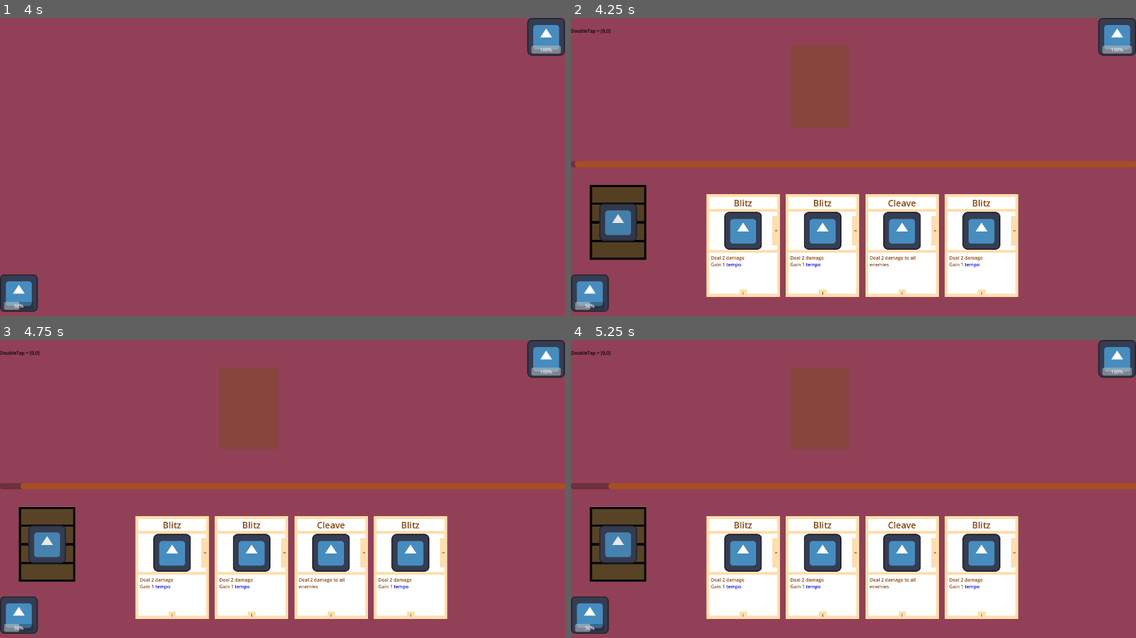
Above: before the commit, frames 1-4 (two rows, left to right).
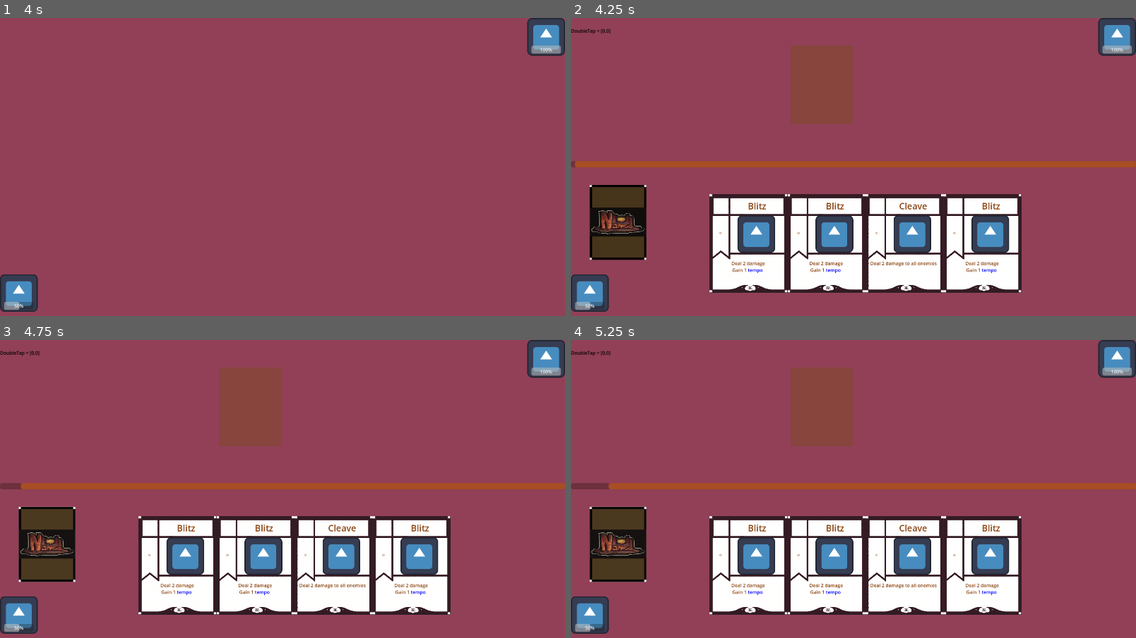
Above: after the commit, the same moments.

Repository: silvak23/card-demo
Game: Godot game, scene res://battleMain.tscn
The game is run twice, just before and just after one commit, with the same random seed, the same clock (stepped at 60 frames per second) and the same inputs. The engine's default icon, where the game draws it, is replaced by a stand-in: a white triangle on a blue panel in a dark square.
Inputs (mouse positions are in pixels of both pictures, inside the frame that each line leads up to):
- Up to frame 1 (4 s): tap Enter at 0.5, 2, 3.5 s; move the mouse to (406, 161) at 0.52 s; click (406, 161) at 0.67 s; tap Space at 1.25, 2.75 s; move the mouse to (169, 193) at 1.27 s; click (169, 193) at 1.42 s; move the mouse to (339, 107) at 2.02 s; click (339, 107) at 2.17 s; move the mouse to (254, 238) at 2.77 s; click (254, 238) at 2.92 s; move the mouse to (452, 223) at 3.52 s; click (452, 223) at 3.67 s
- Up to frame 2 (4.25 s): no input
- Up to frame 3 (4.75 s): click (45, 545) at 4.25 s
- Up to frame 4 (5.25 s): click (616, 545) at 5 s

Frame 1 is identical in both runs. In frame 2, 13% of the frame differs, in the area x 3-80%, y 9-94%; in frame 3, 13%; in frame 4, 13%.

Commit message:
Add files via upload

Diff:
--- a/NomadDemo/BackCard.tscn
+++ b/NomadDemo/BackCard.tscn
@@ -1,7 +1,7 @@
 [gd_scene load_steps=4 format=3 uid="uid://c00bnetdk2jyn"]
 
 [ext_resource type="Script" path="res://Scripts/BackCard.gd" id="1_0nrn4"]
-[ext_resource type="Texture2D" uid="uid://3dvjmjdnmkjn" path="res://Art/Sprites/icon.svg" id="2_sopax"]
+[ext_resource type="Texture2D" uid="uid://bbxd3lpkddvd4" path="res://Art/Sprites/Nomad.jpeg" id="2_wx3gm"]
 
 [sub_resource type="RectangleShape2D" id="RectangleShape2D_xsddn"]
 size = Vector2(384, 512)
@@ -27,30 +27,32 @@
 offset_top = 16.0
 offset_right = 368.0
 offset_bottom = 496.0
-color = Color(0.360784, 0.266667, 0.141176, 1)
-
-[node name="ColorRect" type="ColorRect" parent="Background"]
-offset_top = 248.0
-offset_right = 384.0
-offset_bottom = 264.0
-color = Color(0, 0, 0, 1)
-
-[node name="ColorRect3" type="ColorRect" parent="Background"]
-offset_top = 120.0
-offset_right = 384.0
-offset_bottom = 136.0
-color = Color(0, 0, 0, 1)
+color = Color(0.298039, 0.219608, 0.109804, 1)
 
 [node name="ColorRect5" type="ColorRect" parent="Background"]
-offset_top = 376.0
+offset_top = 498.0
+offset_right = 14.0
+offset_bottom = 512.0
+
+[node name="ColorRect6" type="ColorRect" parent="Background"]
+offset_right = 14.0
+offset_bottom = 14.0
+
+[node name="ColorRect7" type="ColorRect" parent="Background"]
+offset_left = 370.0
+offset_top = 498.0
 offset_right = 384.0
-offset_bottom = 392.0
-color = Color(0, 0, 0, 1)
+offset_bottom = 512.0
+
+[node name="ColorRect8" type="ColorRect" parent="Background"]
+offset_left = 370.0
+offset_right = 384.0
+offset_bottom = 14.0
 
 [node name="Sprite2D" type="Sprite2D" parent="."]
 position = Vector2(192, 256)
-scale = Vector2(2, 2)
-texture = ExtResource("2_sopax")
+scale = Vector2(1.5, 1.5)
+texture = ExtResource("2_wx3gm")
 
 [node name="Button" type="Button" parent="."]
 modulate = Color(1, 1, 1, 0.196078)
--- a/NomadDemo/Card.tscn
+++ b/NomadDemo/Card.tscn
@@ -1,68 +1,23 @@
-[gd_scene load_steps=4 format=3 uid="uid://df3d1kotuqjxk"]
+[gd_scene load_steps=5 format=3 uid="uid://df3d1kotuqjxk"]
 
 [ext_resource type="Script" path="res://Scripts/Card.gd" id="1_g6sxm"]
 [ext_resource type="Texture2D" uid="uid://3dvjmjdnmkjn" path="res://Art/Sprites/icon.svg" id="2_8j3e7"]
+[ext_resource type="Texture2D" uid="uid://djrej2n5jsko6" path="res://Art/Sprites/Cards/Action.png" id="2_rnawh"]
 
 [sub_resource type="RectangleShape2D" id="RectangleShape2D_ehw7d"]
-size = Vector2(250, 350)
+size = Vector2(264, 336)
 
 [node name="Card" type="MarginContainer"]
-offset_right = 250.0
-offset_bottom = 350.0
+offset_right = 265.0
+offset_bottom = 335.0
 pivot_offset = Vector2(125, 175)
 mouse_filter = 2
 script = ExtResource("1_g6sxm")
 
-[node name="Border" type="ColorRect" parent="."]
-layout_mode = 2
-mouse_filter = 2
-color = Color(0.25098, 0.121569, 0, 1)
-
-[node name="Background" type="ColorRect" parent="Border"]
-layout_mode = 2
-offset_left = 10.0
-offset_top = 10.0
-offset_right = 240.0
-offset_bottom = 340.0
-mouse_filter = 2
-
-[node name="BorderBar1" type="ColorRect" parent="Border"]
-layout_mode = 0
-offset_top = 50.0
-offset_right = 250.0
-offset_bottom = 60.0
-mouse_filter = 2
-color = Color(0, 0, 0, 1)
-
-[node name="BorderBar2" type="ColorRect" parent="Border"]
-layout_mode = 0
-offset_top = 190.0
-offset_right = 250.0
-offset_bottom = 200.0
-mouse_filter = 2
-color = Color(0, 0, 0, 1)
-
-[node name="LevelBox" type="ColorRect" parent="Border"]
-layout_mode = 0
-offset_left = 112.5
-offset_top = 325.0
-offset_right = 137.5
-offset_bottom = 350.0
-mouse_filter = 2
-color = Color(0, 0, 0, 1)
-
-[node name="RequirementBox" type="ColorRect" parent="Border"]
-layout_mode = 0
-offset_left = 225.0
-offset_top = 75.0
-offset_right = 250.0
-offset_bottom = 175.0
-mouse_filter = 2
-color = Color(0, 0, 0, 1)
-
-[node name="CardArt" type="Sprite2D" parent="Border"]
-position = Vector2(125, 125)
-texture = ExtResource("2_8j3e7")
+[node name="CardBG" type="Sprite2D" parent="."]
+position = Vector2(133, 168)
+scale = Vector2(0.23, 0.23)
+texture = ExtResource("2_rnawh")
 
 [node name="Text" type="Control" parent="."]
 layout_mode = 2
@@ -70,8 +25,10 @@
 
 [node name="Title" type="Label" parent="Text"]
 layout_mode = 0
-offset_right = 250.0
-offset_bottom = 60.0
+offset_left = 69.0
+offset_top = 8.0
+offset_right = 256.0
+offset_bottom = 72.0
 theme_override_colors/font_color = Color(0, 0, 0, 1)
 theme_override_font_sizes/font_size = 30
 text = "Title
@@ -81,22 +38,22 @@
 
 [node name="Level" type="Label" parent="Text"]
 layout_mode = 0
-offset_left = 112.5
-offset_top = 325.0
-offset_right = 137.5
-offset_bottom = 350.0
+offset_left = 126.0
+offset_top = 308.0
+offset_right = 151.0
+offset_bottom = 333.0
 theme_override_font_sizes/font_size = 15
-text = "I"
 horizontal_alignment = 1
 vertical_alignment = 1
 
 [node name="Requirement" type="Label" parent="Text"]
 layout_mode = 0
-offset_left = 225.0
-offset_top = 175.0
-offset_right = 325.0
-offset_bottom = 200.0
+offset_left = 12.0
+offset_top = 192.0
+offset_right = 130.0
+offset_bottom = 244.0
 rotation = -1.5708
+theme_override_colors/font_color = Color(0, 0, 0, 1)
 theme_override_font_sizes/font_size = 10
 text = "Requirements"
 horizontal_alignment = 1
@@ -105,20 +62,25 @@
 [node name="Description" type="RichTextLabel" parent="Text"]
 layout_mode = 0
 offset_left = 15.0
-offset_top = 205.0
-offset_right = 235.0
-offset_bottom = 325.0
+offset_top = 224.0
+offset_right = 250.0
+offset_bottom = 308.0
+tooltip_text = "Description of Card goes here"
 theme_override_colors/default_color = Color(0, 0, 0, 1)
 bbcode_enabled = true
 text = "This is where the card description goes."
 
+[node name="CardArt" type="Sprite2D" parent="."]
+position = Vector2(160, 136)
+texture = ExtResource("2_8j3e7")
+
 [node name="Area2D" type="Area2D" parent="."]
+visible = false
 
 [node name="CollisionShape2D" type="CollisionShape2D" parent="Area2D"]
-position = Vector2(125, 175)
+position = Vector2(132, 168)
 shape = SubResource("RectangleShape2D_ehw7d")
 
-[connection signal="gui_input" from="." to="." method="_on_gui_input"]
 [connection signal="input_event" from="Area2D" to="." method="_on_area_2d_input_event"]
 [connection signal="mouse_entered" from="Area2D" to="." method="_on_mouse_entered"]
 [connection signal="mouse_exited" from="Area2D" to="." method="_on_mouse_exited"]
--- a/NomadDemo/Data/CardDictionary.gd
+++ b/NomadDemo/Data/CardDictionary.gd
@@ -22,7 +22,7 @@
 	Devastate :
 		["Devastate",Action,0,0,1,5, "Deal 5 damage"],
 	Blitz :
-		["Blitz",Action,0,0,1,2, "Deal 2 damage\nGain 1 [color=blue]tempo"],
+		["Blitz",Action,0,0,1,2, "Deal 2 damage\nGain 1 [color=blue]tempo[/color]"],
 	Cleave :
 		["Cleave",Action,0,0,1,2, "Deal 2 damage to all enemies"],
 }
--- a/NomadDemo/Player.tscn
+++ b/NomadDemo/Player.tscn
@@ -7,7 +7,8 @@
 position = Vector2(64, 584)
 texture = ExtResource("1_u7eue")
 script = ExtResource("2_duxhc")
-hp_current = 5
+hp_current = 50
+hp_max = 100
 
 [node name="HPbar" type="ProgressBar" parent="."]
 offset_left = -50.0
--- a/NomadDemo/Scripts/BackCard.gd
+++ b/NomadDemo/Scripts/BackCard.gd
@@ -5,5 +5,5 @@
 signal draw_card
 
 func _on_button_pressed():
-	#emit_signal("draw_card")
+	#emit_signal("show_cards")
 	pass # Replace with function body.
--- a/NomadDemo/Scripts/Card.gd
+++ b/NomadDemo/Scripts/Card.gd
@@ -1,6 +1,6 @@
 extends MarginContainer
 
-#Unitinfo = [Name,Type,Class,Requirement,Level,Damage,Description,]
+#Unitinfo = [Name,Type,Class,Requirement,Level,Damage,Description]
 #Typeinfo = [Attack, Effect, Spell]
 
 @onready var CardDatabase = preload("res://Data/CardDictionary.tres")
@@ -17,7 +17,8 @@
 var orange = Color.SANDY_BROWN
 
 func _ready():
-	print(CardInfo)
+	#print(CardInfo)
+	$Area2D.visible = true
 	update_card()
 
 func initialize(location):
@@ -28,53 +29,53 @@
 	var CardSize = size
 	$Text/Title.text = CardInfo[0]
 	$Text/Requirement.text = str(CardInfo[3])
-	$Text/Description.text = CardInfo[6]
+	$Text/Description.text = "[center]"+CardInfo[6]+" [/center]"
 
 	# Card Level
-	if CardInfo[4] == 1:
-		$Text/Level.text = "I"
-	elif CardInfo[4] == 2:
-		$Text/Level.text = "II"
-	elif CardInfo[4] == 3:
-		$Text/Level.text = "III"
-	elif CardInfo[4] == 4:
-		$Text/Level.text = "IV"
-	elif CardInfo[4] == 5:
-		$Text/Level.text = "V"
+#	if CardInfo[4] == 1:
+#		$Text/Level.text = "I"
+#	elif CardInfo[4] == 2:
+#		$Text/Level.text = "II"
+#	elif CardInfo[4] == 3:
+#		$Text/Level.text = "III"
+#	elif CardInfo[4] == 4:
+#		$Text/Level.text = "IV"
+#	elif CardInfo[4] == 5:
+#		$Text/Level.text = "V"
+#	else:
+#		$Text/Level.text = "0"
+	#Sprite
+
+	if CardInfo[2] == 0:
+		$CardBG.texture = load(PATH+"Action.png")
 	else:
-		$Text/Level.text = "0"
-	#Sprite
+		$CardBG.texture = load(PATH+"Spell.png")
+
+
 	if FileAccess.file_exists(PATH+CardInfo[0].replace(" ","")+".png"):
-		$Border/CardArt.texture = load(PATH+CardInfo[0].replace(" ","")+".png")
+		$CardArt.texture = load(PATH+CardInfo[0].replace(" ","")+".png")
+	elif FileAccess.file_exists(PATH+CardInfo[0].replace(" ","")+".jpeg"):
+		$CardArt.texture = load(PATH+CardInfo[0].replace(" ","")+".jpeg")
 	else:
-		$Border/CardArt.texture = load("res://Art/Sprites/icon.svg")
+		$CardArt.texture = load("res://Art/Sprites/icon.svg")
 
 	if CardInfo[1] == 0:
-		$Border.color = beige
-		$Border/Background.color = white
-		$Border/BorderBar1.color = beige
-		$Border/BorderBar2.color = beige
-		$Border/LevelBox.color = beige
-		$Border/RequirementBox.color = beige
 		$Text/Title.add_theme_color_override("font_color", brown)
 		$Text/Description.add_theme_color_override("default_color", brown)
 		$Text/Level.add_theme_color_override("font_color", brown)
 		$Text/Requirement.add_theme_color_override("font_color", brown)
 		return
 	if CardInfo[1] == 1:
-		$Border.color = white
-		$Border/Background.color = brown
-		$Border/BorderBar1.color = white
-		$Border/BorderBar2.color = white
-		$Border/LevelBox.color = white
-		$Border/RequirementBox.color = white
-		$Text/Title.add_theme_color_override("font_color", beige)
-		$Text/Description.add_theme_color_override("default_color", beige)
+		$Text/Title.add_theme_color_override("font_color", orange)
+		$Text/Description.add_theme_color_override("default_color", orange)
+		$Text/Level.add_theme_color_override("font_color", orange)
+		$Text/Requirement.add_theme_color_override("font_color", orange)
+		return
+	else:
+		$Text/Title.add_theme_color_override("font_color", brown)
+		$Text/Description.add_theme_color_override("default_color", brown)
 		$Text/Level.add_theme_color_override("font_color", brown)
 		$Text/Requirement.add_theme_color_override("font_color", brown)
-		return
-	else:
-		#Set spell theme
 		return
 
 func set_card(n):
--- a/NomadDemo/Scripts/battleMain.gd
+++ b/NomadDemo/Scripts/battleMain.gd
@@ -22,7 +22,7 @@
 	rng.randomize()
 	var wait = rng.randf_range(1.0, 7.0)
 	emptystack = true
-	print(wait)
+	print("Wait time: " + str(wait))
 	$UI/Flash.visible = true
 	$UI.visible = false
 	$StartTimer.wait_time = wait
@@ -57,7 +57,7 @@
 
 func draw_cards():
 	if turn == 0:
-		var cardWidth = 270
+		var cardWidth = 265
 		var startLoc = center
 		startLoc.x = startLoc.x - (cardWidth*(tempo[turn])/2.0)
 		$UI/Path/Loc.position = startLoc
@@ -91,7 +91,7 @@
 	if turn == 0:
 
 		for n in $UI/Hand.get_child_count():
-			print(str($UI/Hand.get_child(0).get_card()))
+			#print(str($UI/Hand.get_child(0).get_card()))
 			$UI/Hand.get_child(n).queue_free()
 		turn = 1
 	else:
@@ -103,7 +103,9 @@
 		draw_cards()
 	else:
 		var instance = cards.instantiate()
-		instance.set_card(1)
+		var rng = RandomNumberGenerator.new()
+		rng.randomize()
+		instance.set_card(rng.randi_range(1, noOfCards-1))
 		add_child(instance)
 		play_card(instance, 1)
 
@@ -151,3 +153,7 @@
 
 func down_tempo(t):
 	tempo[t] -= 1
+
+
+func _on_card_draw_card():
+	pass # Replace with function body.
--- a/NomadDemo/battleMain.tscn
+++ b/NomadDemo/battleMain.tscn
@@ -26,6 +26,8 @@
 
 [node name="Enemy" parent="." instance=ExtResource("2_67ajc")]
 position = Vector2(1856, 64)
+hp_current = 100
+hp_max = 100
 
 [node name="StartTimer" type="Timer" parent="."]
 one_shot = true
@@ -62,8 +64,8 @@
 [node name="Placement" type="ColorRect" parent="UI"]
 offset_left = 721.0
 offset_top = 59.0
-offset_right = 971.0
-offset_bottom = 409.0
+offset_right = 986.0
+offset_bottom = 394.0
 scale = Vector2(0.8, 0.8)
 pivot_offset = Vector2(125, 175)
 mouse_filter = 2
@@ -98,5 +100,5 @@
 [connection signal="dealDamagePlayer" from="." to="Player" method="_on_battle_main_deal_damage_player"]
 [connection signal="death" from="Enemy" to="." method="_on_enemy_death"]
 [connection signal="timeout" from="StartTimer" to="." method="_on_timer_timeout"]
-[connection signal="draw_card" from="UI/Card" to="." method="draw_card"]
+[connection signal="draw_card" from="UI/Card" to="." method="_on_card_draw_card"]
 [connection signal="timeout" from="UI/FlashTimer" to="." method="_on_flash_timer_timeout"]
--- a/NomadDemo/enemy.tscn
+++ b/NomadDemo/enemy.tscn
@@ -7,8 +7,8 @@
 position = Vector2(784, 224)
 texture = ExtResource("1_64ef8")
 script = ExtResource("2_aeotn")
-hp_current = 30
-hp_max = 30
+hp_current = 20
+hp_max = 20
 
 [node name="HPbar" type="ProgressBar" parent="."]
 offset_left = -50.0
Binary file added: NomadDemo/Art/Sprites/Cards/Action.png
Not shown, added: NomadDemo/Art/Sprites/Cards/Action.png.import
Binary file added: NomadDemo/Art/Sprites/Cards/Devastate.jpeg
Not shown, added: NomadDemo/Art/Sprites/Cards/Devastate.jpeg.import
Binary file added: NomadDemo/Art/Sprites/Cards/Maul.jpeg
Not shown, added: NomadDemo/Art/Sprites/Cards/Maul.jpeg.import
Binary file added: NomadDemo/Art/Sprites/Cards/Spell.png
Not shown, added: NomadDemo/Art/Sprites/Cards/Spell.png.import
Binary file added: NomadDemo/Art/Sprites/Nomad.jpeg
Not shown, added: NomadDemo/Art/Sprites/Nomad.jpeg.import
